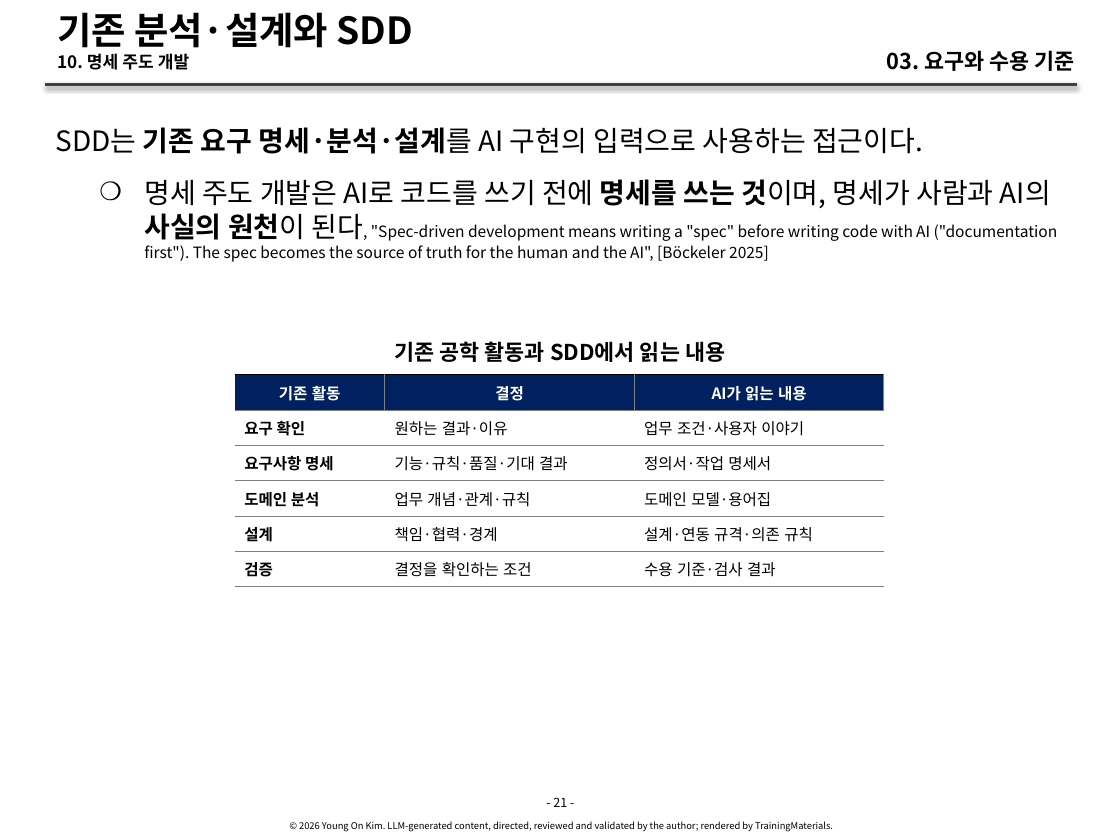
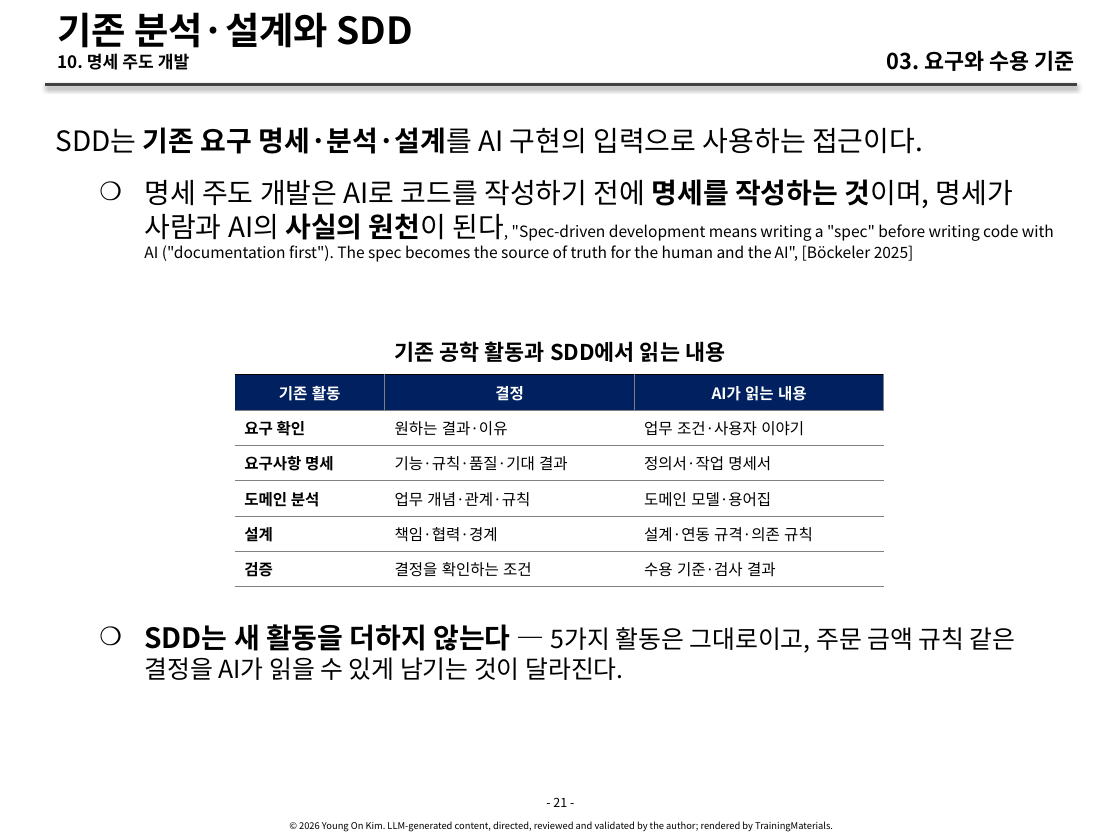
Before and after one commit to YoungSan77/TrainingMaterials, a slide deck: slide 21 of courses/ai-native/sessions/s03.pptx. Drawn at 1120x840 pixels with LibreOffice and Linux fonts; fonts in the diff are those of the drawing. Boxes give left, top, right and bottom in pixels: in the first picture for what was removed or moved away, otherwise in the second. Text is boxed around its words. In the diff, an @@ line names an element or a change of style, - is before the commit and + after.

```diff
--- a/courses/ai-native/sessions/s03.pptx
+++ b/courses/ai-native/sessions/s03.pptx
@@ text at [144, 179, 1054, 262]: text changed @@
-    ❍ 명세 주도 개발은 AI로 코드를 쓰기 전에 명세를 쓰는 것이며, 명세가 사람과 AI의 사실의 원천이 된다, "Spec-driven development means writing a "spec" before writing code with AI ("documentation first"). The spec becomes the source of truth for the human and the AI", [Böckeler 2025]
+    ❍ 명세 주도 개발은 AI로 코드를 작성하기 전에 명세를 작성하는 것이며, 명세가 사람과 AI의 사실의 원천이 된다, "Spec-driven development means writing a "spec" before writing code with AI ("documentation first"). The spec becomes the source of truth for the human and the AI", [Böckeler 2025]
@@ table: place and size @@
-table at [234, 375, 884, 840]
+table at [234, 375, 884, 587]
@@ text added at [144, 624, 1016, 680], 16 pt, text #000000 @@
+    ❍ SDD는 새 활동을 더하지 않는다 — 5가지 활동은 그대로이고, 주문 금액 규칙 같은 결정을 AI가 읽을 수 있게 남기는 것이 달라진다.
```
Also in this commit, not shown: 30 other slides changed, 5 slides added, 29 other files.
